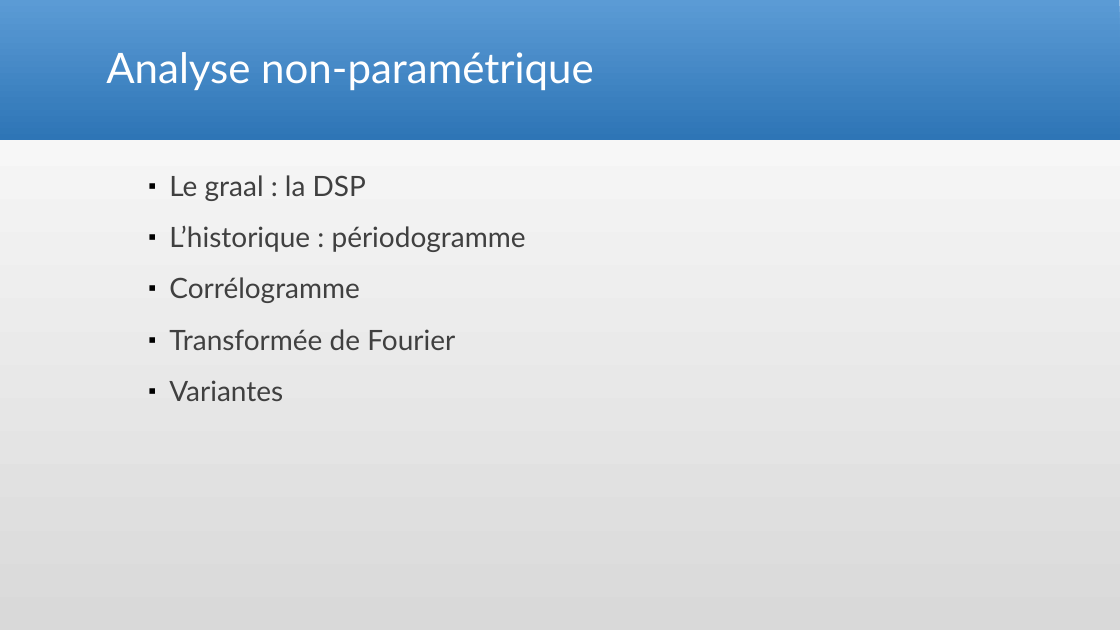
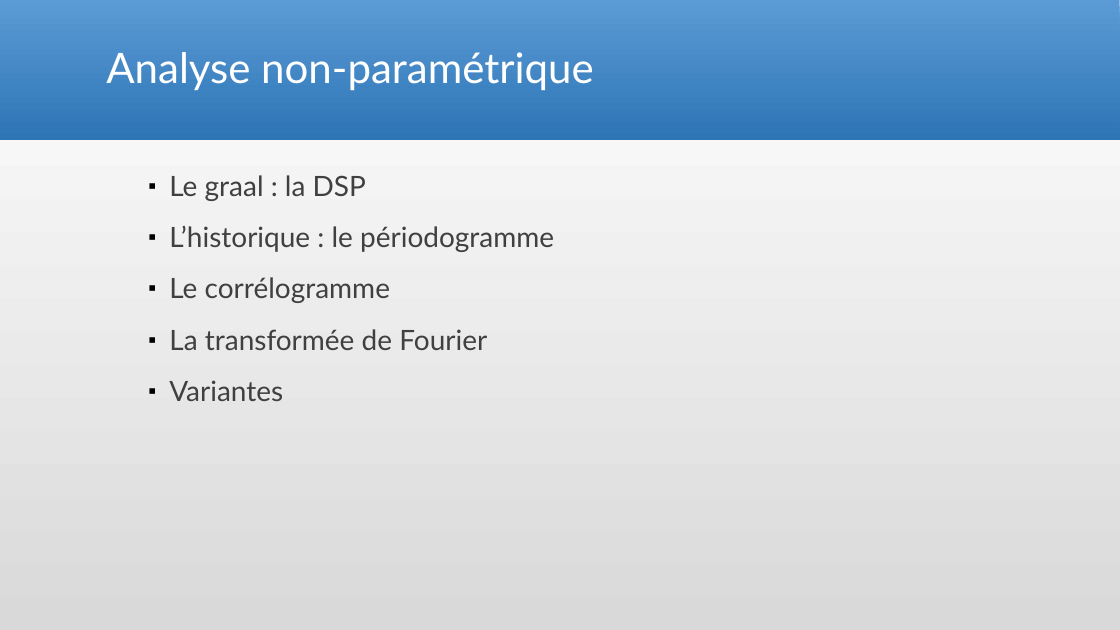
Before and after one commit to Arcyno/analyse_spectrale, a slide deck: slide 5 of Analyse spectrale_etienne.pptx. Drawn at 1120x630 pixels with LibreOffice and Linux fonts; fonts in the diff are those of the drawing. Boxes give left, top, right and bottom in pixels: in the first picture for what was removed or moved away, otherwise in the second. Text is boxed around its words. In the diff, an @@ line names an element or a change of style, - is before the commit and + after.

```diff
--- a/Analyse spectrale_etienne.pptx
+++ b/Analyse spectrale_etienne.pptx
@@ text at (x1=169, y1=226, x2=554, y2=350): text changed @@
-▪ L’historique : périodogramme
-▪ Corrélogramme
-▪ Transformée de Fourier
+▪ L’historique : le périodogramme
+▪ Le corrélogramme
+▪ La transformée de Fourier
```
Also in this commit, not shown: 3 other slides changed, 4 slides added.
